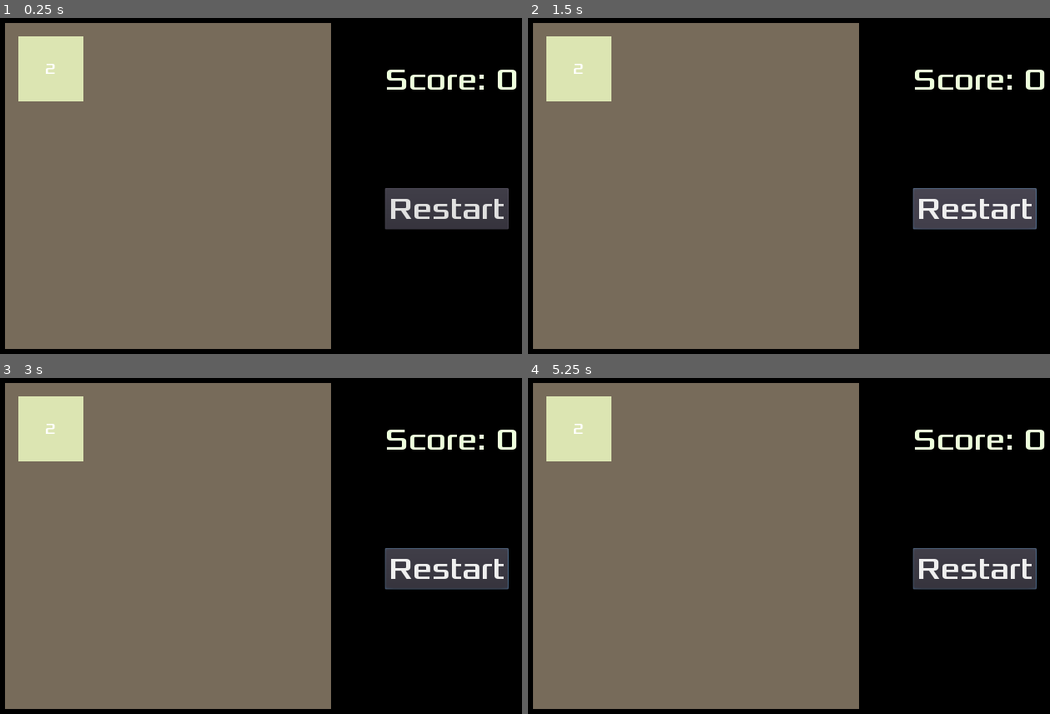
Above: before the commit, frames 1-4 (two rows, left to right).
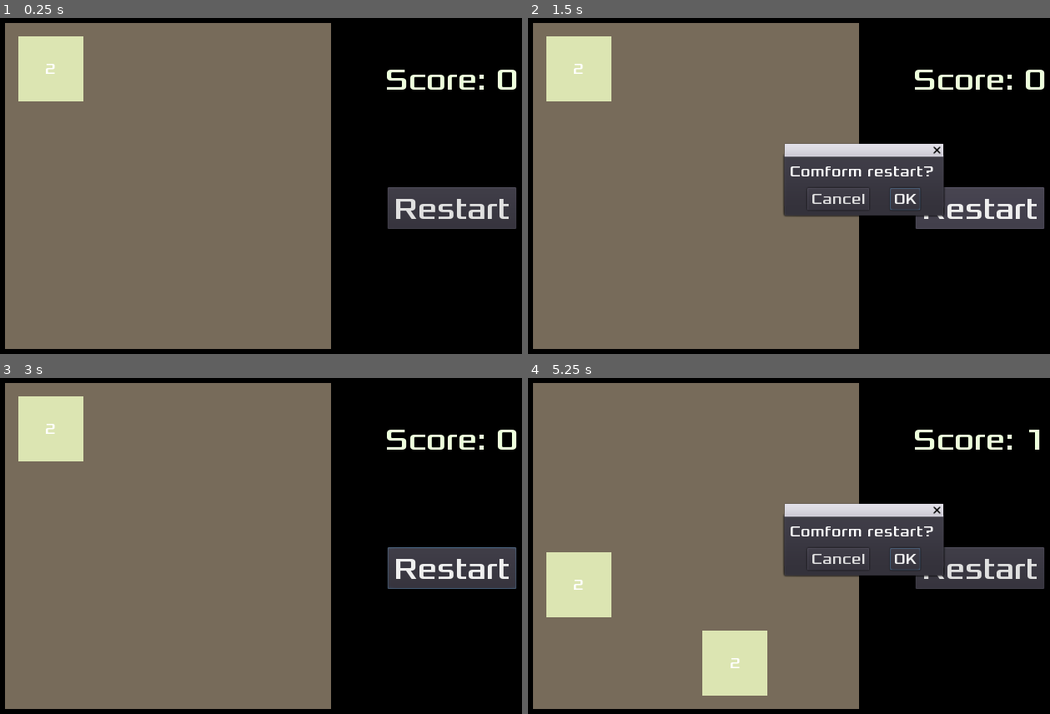
Above: after the commit, the same moments.

Repository: esperandote/2048
Game: Godot game, scene res://Main.tscn
Same seed, same stepped clock (60 frames per second), same inputs: the game is played once before the commit and once after it.
Inputs (mouse positions are in pixels of both pictures, inside the frame that each line leads up to):
- Up to frame 1 (0.25 s): no input
- Up to frame 2 (1.5 s): click "Restart" at 0.5 s; click "Restart" at 1.25 s
- Up to frame 3 (3 s): click "Restart" at 2 s; click (375, 559) at 2.75 s, where only the run after the commit has a clickable "OK"
- Up to frame 4 (5.25 s): tap Enter at 3.5 s; hold Right (ui_right) 3.53-4.25 s; click (903, 559) at 4.25 s, where only the run after the commit has a clickable "OK"; tap Space at 5 s; hold Down (ui_down) from 5.03 s (still down)

The runs differ from the first frame. In frame 1, 1.1% of the frame differs, in the area x 73-99%, y 50-64%; in frame 2, 7.2%; in frame 3, 1.3%; in frame 4, 15%, in the area x 3-100%, y 5-95%.

Commit message:
feat: 点击重新开始时增加弹窗确认，防止误触

Diff:
--- a/Main.gd
+++ b/Main.gd
@@ -75,6 +75,9 @@
 	self.checkboardList[index].queue_free()
 	self.checkboardList[index] = null
 
+func _on_RestartBtn_pressed():
+	$ConfirmationDialog.popup()
+
 func restart():
 	for i in self.checkboardList:
 		if(i != null):
--- a/Main.tscn
+++ b/Main.tscn
@@ -11,6 +11,13 @@
 [sub_resource type="DynamicFont" id=2]
 size = 48
 font_data = ExtResource( 3 )
+
+[sub_resource type="DynamicFont" id=3]
+size = 24
+font_data = ExtResource( 3 )
+
+[sub_resource type="Theme" id=4]
+default_font = SubResource( 3 )
 
 [node name="Main" type="Node2D"]
 script = ExtResource( 2 )
@@ -38,10 +45,10 @@
 one_shot = true
 
 [node name="RestartBtn" type="Button" parent="."]
-margin_left = 633.0
-margin_top = 303.0
-margin_right = 819.0
-margin_bottom = 361.0
+margin_left = 637.0
+margin_top = 302.0
+margin_right = 835.0
+margin_bottom = 366.0
 custom_fonts/font = SubResource( 1 )
 text = "Restart"
 __meta__ = {
@@ -59,5 +66,19 @@
 __meta__ = {
 "_edit_use_anchors_": false
 }
+
+[node name="ConfirmationDialog" type="ConfirmationDialog" parent="."]
+margin_left = 436.0
+margin_top = 255.0
+margin_right = 680.0
+margin_bottom = 345.0
+theme = SubResource( 4 )
+window_title = ""
+resizable = true
+dialog_text = "Comform restart?"
+__meta__ = {
+"_edit_use_anchors_": false
+}
 [connection signal="timeout" from="MoveTimer" to="." method="_on_MoveTimer_timeout"]
-[connection signal="pressed" from="RestartBtn" to="." method="restart"]
+[connection signal="pressed" from="RestartBtn" to="." method="_on_RestartBtn_pressed"]
+[connection signal="confirmed" from="ConfirmationDialog" to="." method="restart"]
Not shown: 1 places in Main.tscn that only renumber resources
